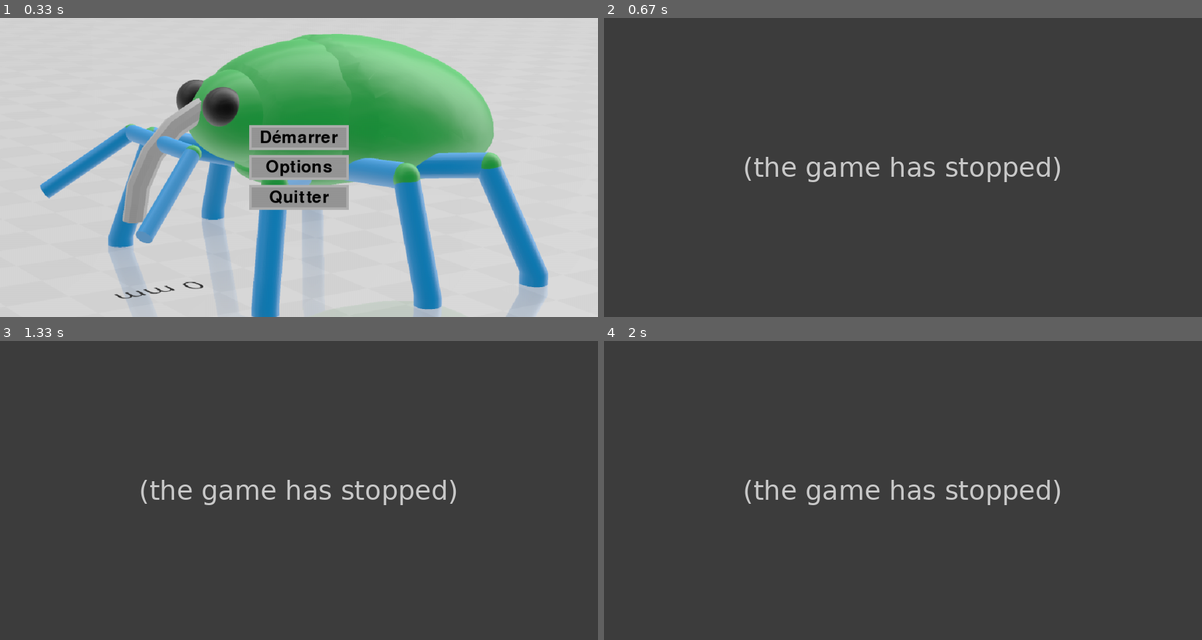
Above: before the commit, frames 1-4 (two rows, left to right).
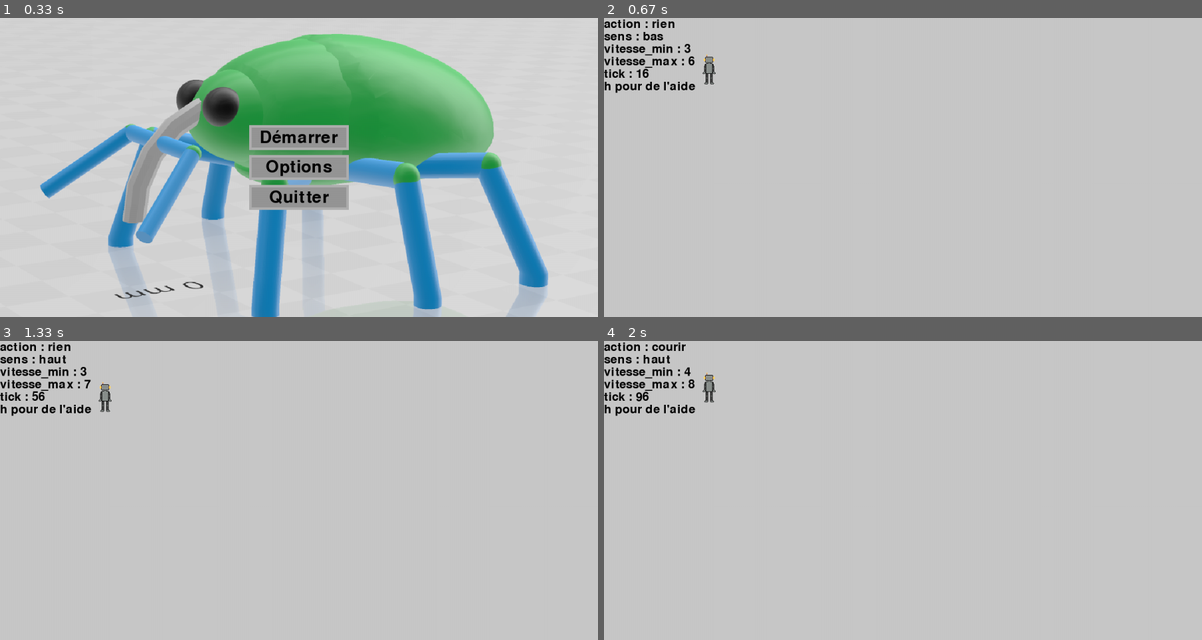
Above: after the commit, the same moments.

Repository: artieur262/Roborancon
Game: pygame game, started from main.py
Same seed, same stepped clock (60 frames per second), same inputs: the game is played once before the commit and once after it.
Inputs (mouse positions are in pixels of both pictures, inside the frame that each line leads up to):
- Up to frame 1 (0.33 s): no input
- Up to frame 2 (0.67 s): click (903, 137) at 0.38 s
- Up to frame 3 (1.33 s): tap Space at 0.67, 1.07 s; hold Right from 1 s (still down); move the mouse to (304, 508) at 1.03 s; tap S at 1.15 s
- Up to frame 4 (2 s): tap Space at 1.37, 1.57, 1.9 s; release Right at 1.47 s; hold Up 1.5-1.8 s; move the mouse to (759, 493) at 1.53 s; hold Right from 1.83 s (still down); move the mouse to (962, 556) at 1.87 s; tap Shift at 1.98 s

Frame 1 is identical in both runs. In frame 2, 99% of the frame differs, in the area x 0-100%, y 0-100%; in frame 3, 99%; in frame 4, 99%.
Error before the commit: TypeError: Zone.set_size() missing 1 required positional argument: 'valu' (graphique.py line...; the game stopped at 0.33 s (later frames are placeholders)

Commit message:
correction de bug

Diff:
--- a/interface/graphique.py
+++ b/interface/graphique.py
@@ -201,8 +201,8 @@
 
         """
         return (
-            self.coordonnee[0] <= point[0] < self.coordonnee[0] + self.set_size()[0]
-        ) and (self.coordonnee[1] <= point[1] < self.coordonnee[1] + self.set_size()[1])
+            self.coordonnee[0] <= point[0] < self.coordonnee[0] + self.get_size()[0]
+        ) and (self.coordonnee[1] <= point[1] < self.coordonnee[1] + self.get_size()[1])
 
     def collision_in_axe(self, obj_pos: int, obj_size: int, axe: int) -> bool:
         """pemet de voir si un objet a une colisiont sur un plan
--- a/menu/start_menu.py
+++ b/menu/start_menu.py
@@ -119,7 +119,7 @@
     def actualise_over(self, souris):
         """actualise les boutons"""
         for bouton in self.bouton:
-            if bouton.point_dans_objet(souris.pos):
+            if bouton.point_dans_objet(souris.get_pos()):
                 bouton.animation = 1
             else:
                 bouton.animation = 0
